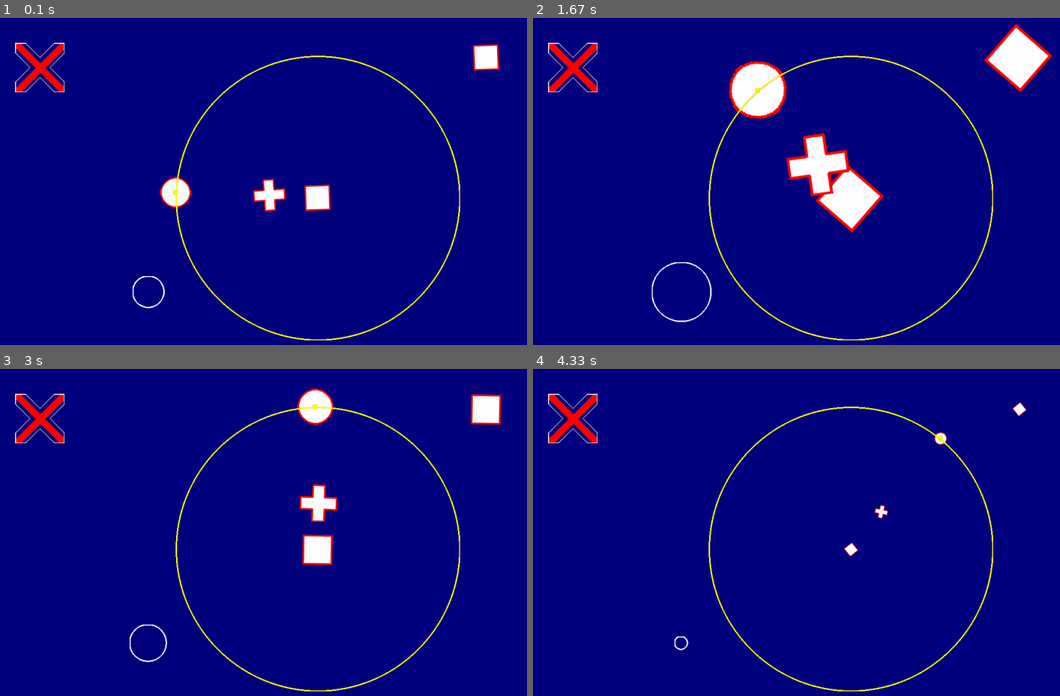
Above: before the commit, frames 1-4 (two rows, left to right).
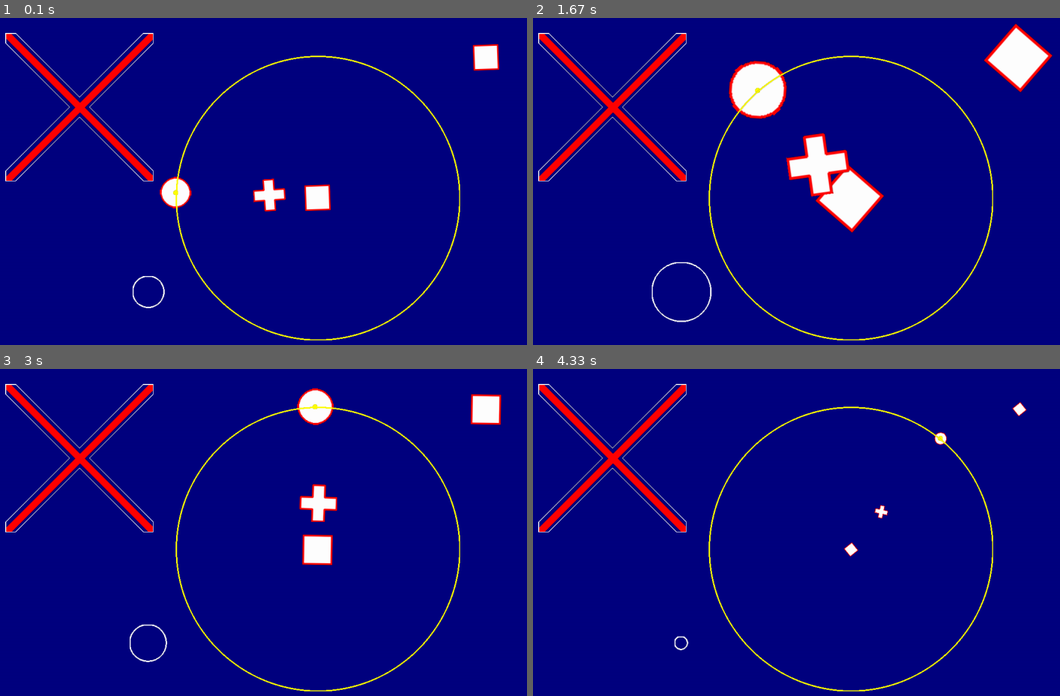
Above: after the commit, the same moments.

Repository: francis-clairicia/PyDiamond
Game: pygame game, started from main.py
Same seed, same stepped clock (60 frames per second), same inputs: the game is played once before the commit and once after it.
Inputs:
- Up to frame 1 (0.1 s): no input
- Up to frame 2 (1.67 s): no input
- Up to frame 3 (3 s): no input
- Up to frame 4 (4.33 s): no input

The runs differ from the first frame. In frame 1, 2.4% of the frame differs, in the area x 0-30%, y 4-50%; in frame 2, 2.4%; in frame 3, 2.4%; in frame 4, 2.4%.

Commit message:
[FIX] Fixed bug: Shape not updated when moving object

Diff:
--- a/main.py
+++ b/main.py
@@ -23,7 +23,7 @@
         self.__r: RectangleShape = RectangleShape(50, 50, WHITE)
         self.__p: PolygonShape = PolygonShape(WHITE)
         self.__c: CircleShape = CircleShape(30, WHITE)
-        self.__x: CrossShape = CrossShape(100, 100, outline_color=RED, outline=20)
+        self.__x: CrossShape = CrossShape(300, 300, outline_color=RED, outline=20)
         self.__s: Sprite = Sprite()
         self.__p.set_points(
             [
@@ -46,7 +46,7 @@
         self.__r.set_position(center=window.center)
         self.__p.center = self.__r.centerx - window.centery / 4, window.centery
         # self.__x.center = self.__r.centerx - window.centery / 2, window.centery
-        self.__x.center = (120, 120)
+        self.__x.topleft = (50, 50)
         self.__c.center = self.__r.centerx - window.centery * 3 / 4, window.centery
 
         # self.__x_trajectory: CircleShape = CircleShape(
--- a/my_pygame/shape.py
+++ b/my_pygame/shape.py
@@ -89,6 +89,26 @@
         if self.__outline_color != value:
             self.__outline_color = value
             self._need_update()
+
+    @property
+    def x(self) -> float:
+        self.__update_shape()
+        return ThemedDrawable.x.fget(self)  # type: ignore
+
+    @x.setter
+    def x(self, x: float) -> None:
+        self.__update_shape()
+        ThemedDrawable.x.fset(self, x)  # type: ignore
+
+    @property
+    def y(self) -> float:
+        self.__update_shape()
+        return ThemedDrawable.y.fget(self)  # type: ignore
+
+    @y.setter
+    def y(self, x: float) -> None:
+        self.__update_shape()
+        ThemedDrawable.y.fset(self, x)  # type: ignore
 
 
 class PolygonShape(Shape):
